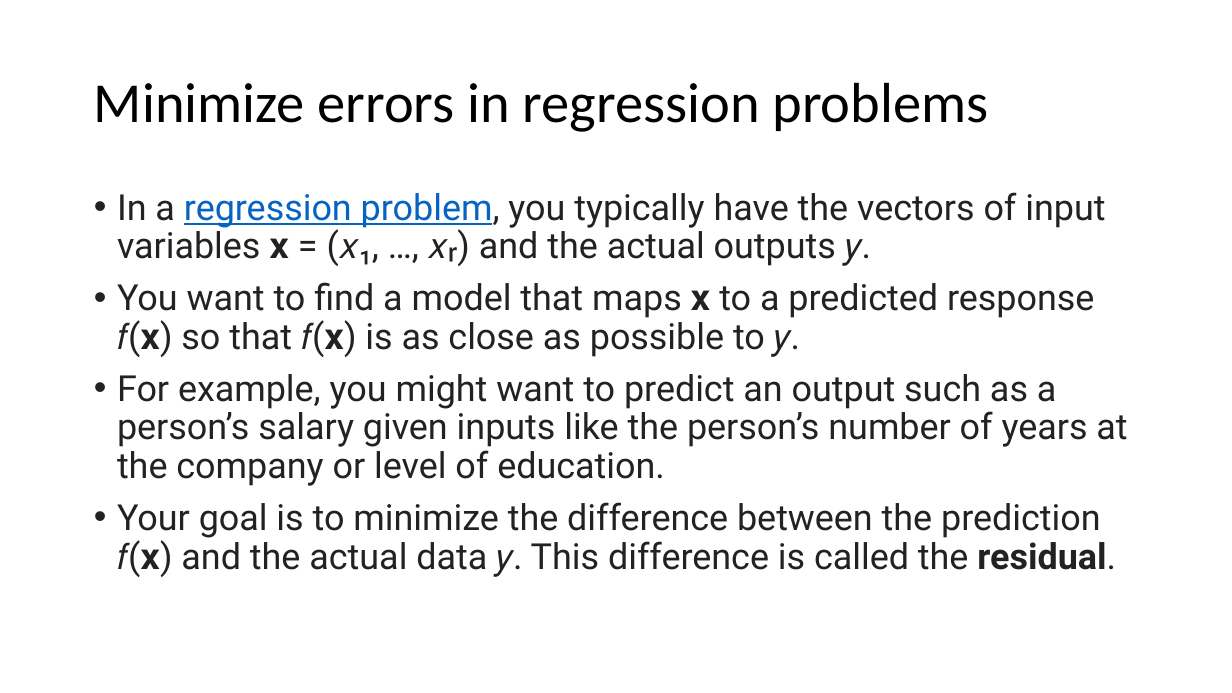
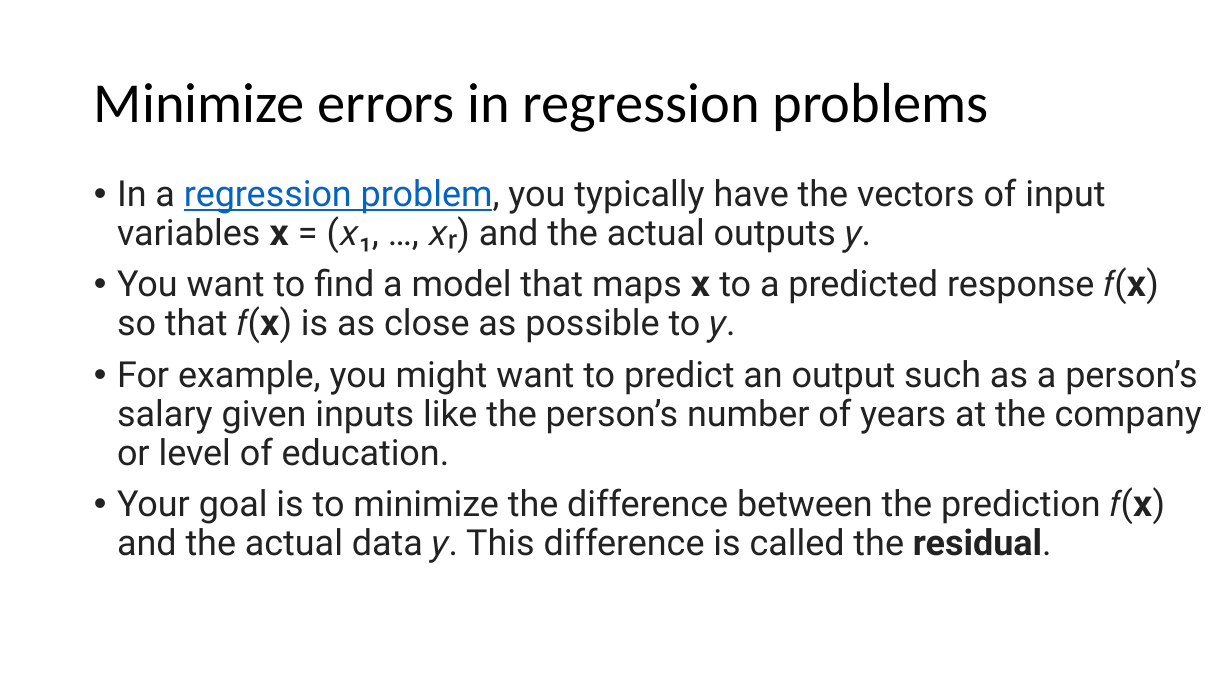
Before and after one commit to motazsaad/Math-Statistics-DataScience, a slide deck: slide 5 of slides/Stochastic Gradient Descent Algorithm.pptx. Drawn at 1232x693 pixels with LibreOffice and Linux fonts; fonts in the diff are those of the drawing. Boxes give left, top, right and bottom in pixels: in the first picture for what was removed or moved away, otherwise in the second. Text is boxed around its words. In the diff, an @@ line names an element or a change of style, - is before the commit and + after.

```diff
--- a/slides/Stochastic Gradient Descent Algorithm.pptx
+++ b/slides/Stochastic Gradient Descent Algorithm.pptx
@@ text "In a regression problem, you ..." rewrapped from [117, 192, 1127, 577] to [117, 178, 1202, 563] @@
```
Also in this commit, not shown: 7 other slides changed, 28 slides added, 1 other file.
